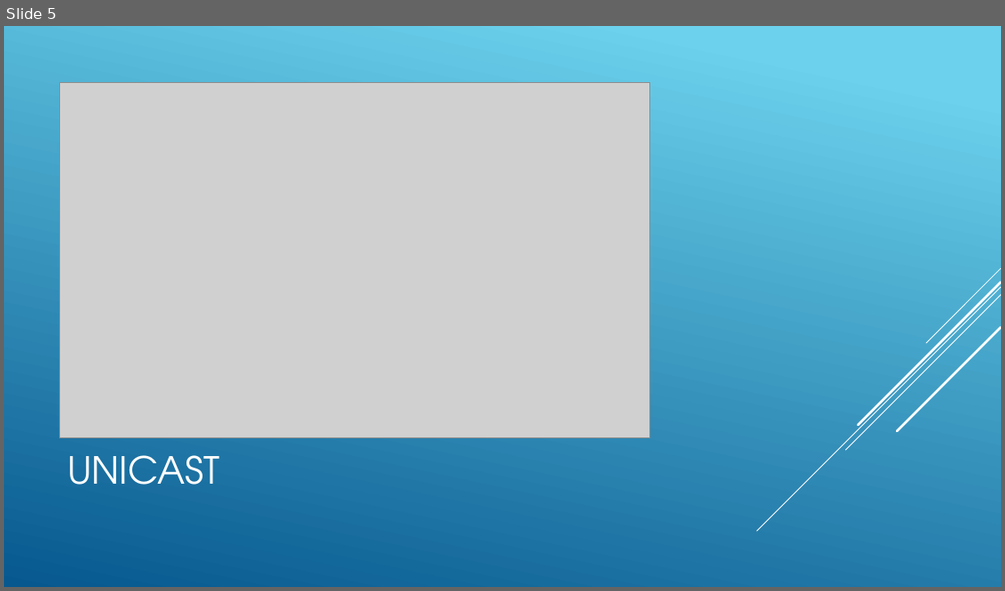
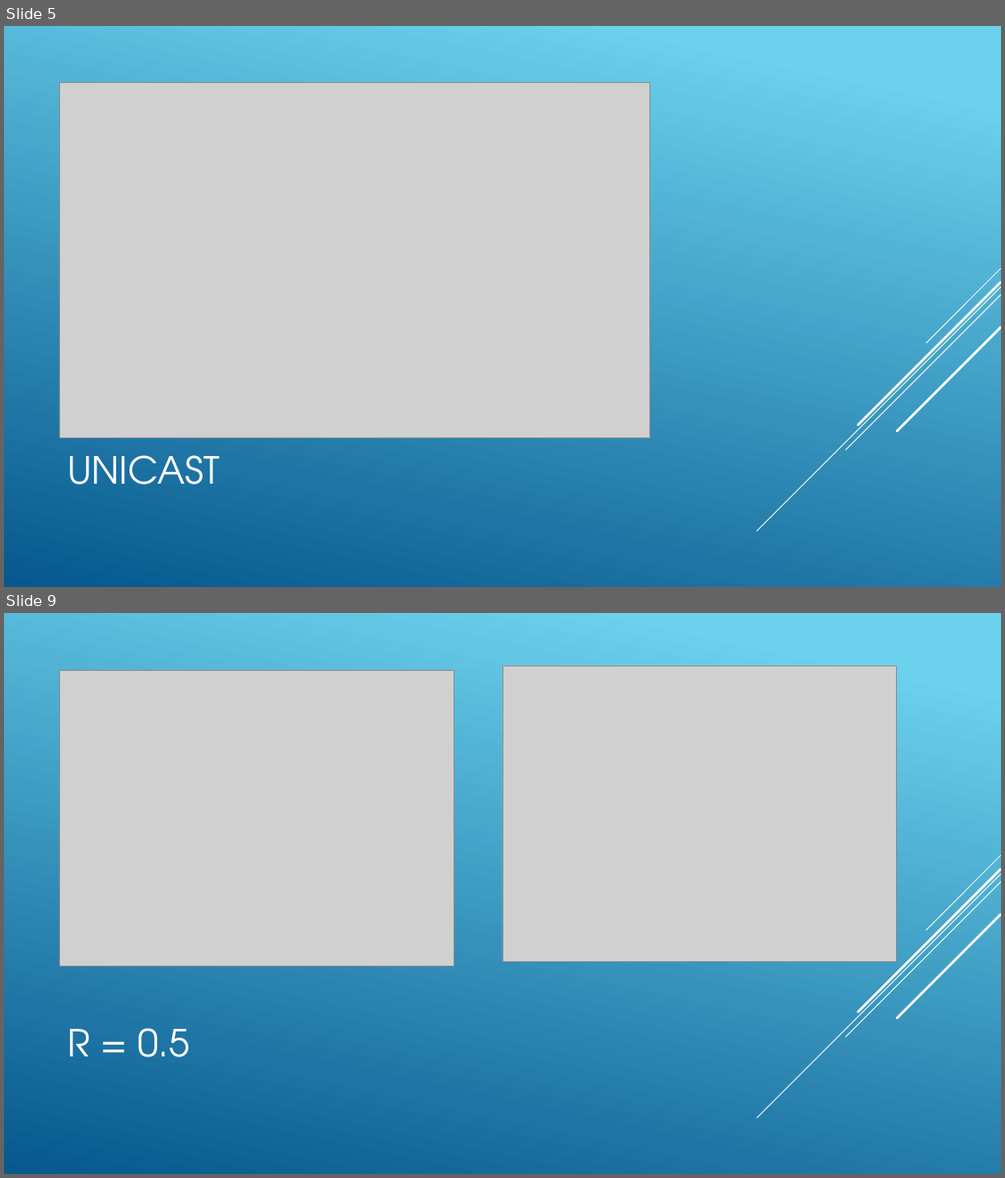
Before and after one commit to thebinaryblob/group2, a slide deck: doc/Time Synchronization II.pptx. Shown one above the other, each under a label of ours: slide 5 before the commit, slides 5 and 9 after it; the slides between them are not shown. The pictures are 1005x591 and 1005x1178 pixels, drawn with LibreOffice and Linux fonts; fonts in the diff are those of the drawing; grey boxes stand for pictures. Boxes give left, top, right and bottom in pixels: in the first picture for what was removed or moved away, otherwise in the second. Text is boxed around its words. In the diff, an @@ line names an element or a change of style, - is before the commit and + after.

```diff
--- a/doc/Time Synchronization II.pptx
+++ b/doc/Time Synchronization II.pptx
@@ slide 9 added at (4,613,1001,1174), background gradient #6ED2EB to #06588E; not listed: 5 template elements that a slide beside it also shows @@
@@ picture added at (502,666,897,961) @@
@@ picture added at (60,671,454,966) @@
@@ title added at (67,1028,189,1057), 36 pt, text #FFFFFF @@
+R = 0.5
```
Also in this commit, not shown: 5 other slides added.
